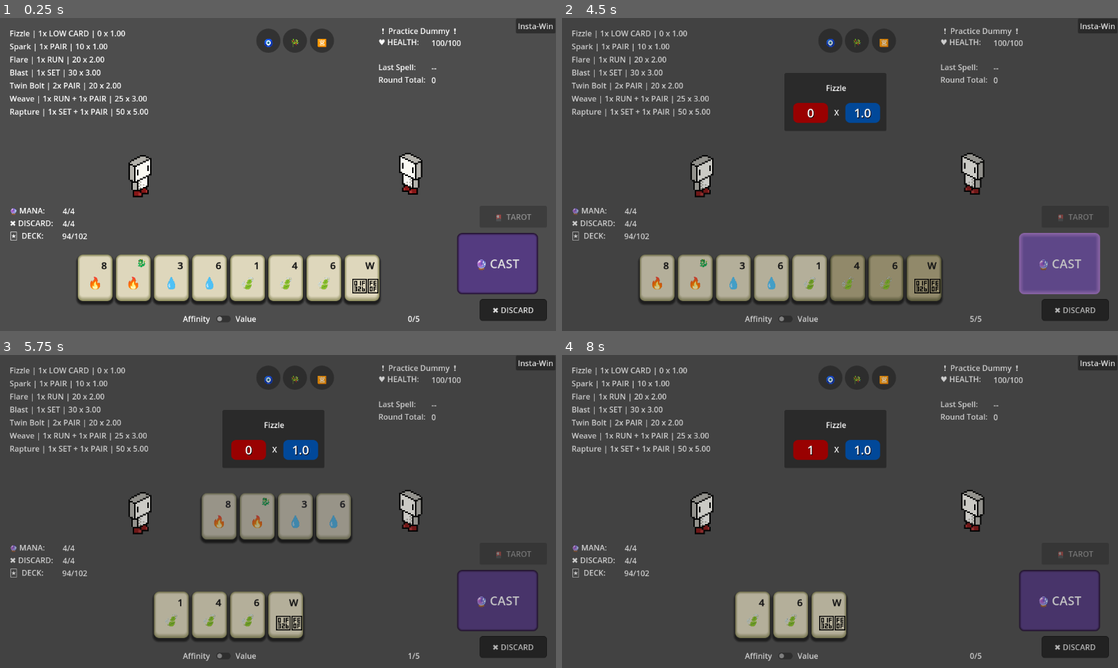
Above: before the commit, frames 1-4 (two rows, left to right).
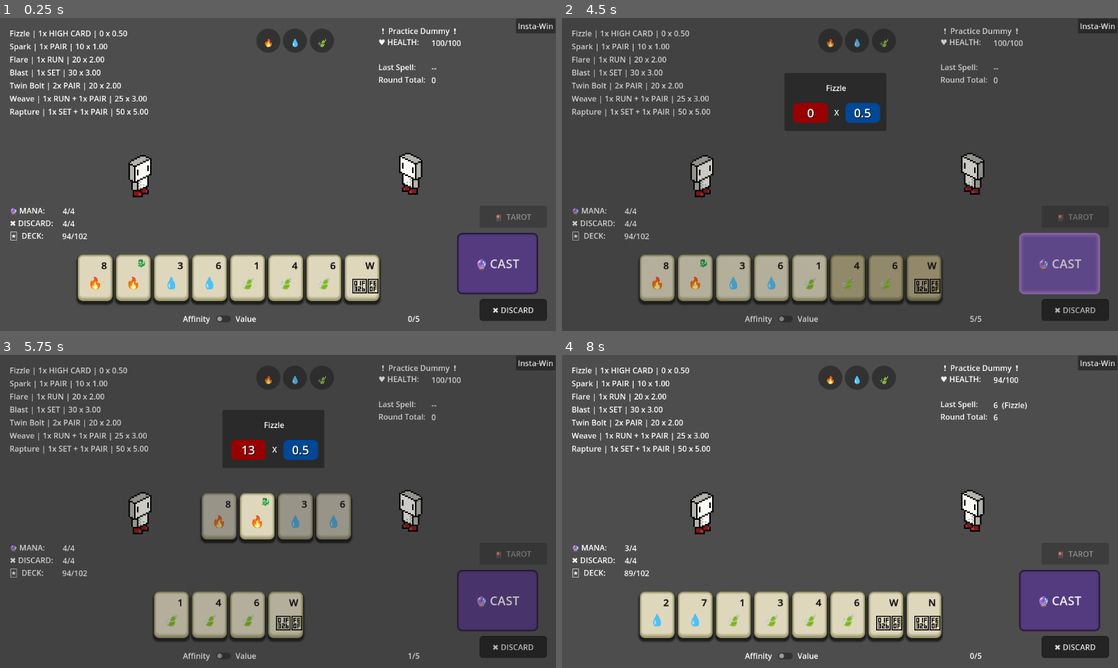
Above: after the commit, the same moments.

Repository: itsdotnickscott/wizard_card_game
Game: Godot game, scene res://scenes/map.tscn
Same seed, same stepped clock (60 frames per second), same inputs: the game is played once before the commit and once after it.
Inputs:
- Up to frame 1 (0.25 s): no input
- Up to frame 2 (4.5 s): click "8" at 0.5 s; click "🐉" at 1.25 s; click "3" at 2 s; click "6" at 2.75 s; click "1" at 3.5 s; click "🔮 CAST" at 4.25 s
- Up to frame 3 (5.75 s): click "4" at 5 s
- Up to frame 4 (8 s): click "W" at 5.75 s; click "✖ DISCARD" at 6.5 s; click "Affinity" at 7.25 s

The runs differ from the first frame. In frame 1, 0.3% of the frame differs, in the area x 9-59%, y 4-10%; in frame 2, 0.3%; in frame 3, 1.3%; in frame 4, 14%, in the area x 1-96%, y 3-98%.

Commit message:
Matching and Unique Casts
- Spells can now be cast either with all matching affinities, or all unique affinities if it is a Set or a Run. Pair is still matching.
- Low Card changed to High Card
- Basic Affinities/Dragons have been removed

Diff:
--- a/scripts/system/analysis.gd
+++ b/scripts/system/analysis.gd
@@ -139,8 +139,8 @@
 		subtitle += str(spell.quantity[i]) + "x "
 
 		match spell.melds[i]:
-			Spell.Meld.LOW_CARD:
-				subtitle += "LOW CARD"
+			Spell.Meld.HIGH_CARD:
+				subtitle += "HIGH CARD"
 			Spell.Meld.PAIR:
 				subtitle += "PAIR"
 			Spell.Meld.RUN:
@@ -194,14 +194,14 @@
 	for i in range(spell.parts()):
 		var part := []
 		match spell.melds[i]:
-			Spell.Meld.LOW_CARD:
-				var low: Card = hand[0]
-				for card in hand.slice(1):
-					if card.rank < low.rank:
-						low = card
-				part = [[low]]
-
-			Spell.Meld.PAIR, Spell.Meld.SET:
+			Spell.Meld.HIGH_CARD:
+				for card in hand:
+					part.append([card])
+
+			Spell.Meld.PAIR:
+				part = _get_valid_pairs(hand, spell, i)
+
+			Spell.Meld.SET:
 				part = _get_valid_sets(hand, spell, i)
 
 			Spell.Meld.RUN:
@@ -225,14 +225,14 @@
 	for i in range(spell.parts()):
 		var part := []
 		match spell.melds[i]:
-			Spell.Meld.LOW_CARD:
-				var low: Card = hand[0]
-				for card in hand.slice(1):
-					if card.rank < low.rank:
-						low = card
-				part = [[low]]
-
-			Spell.Meld.PAIR, Spell.Meld.SET:
+			Spell.Meld.HIGH_CARD:
+				for card in hand:
+					part.append([card])
+
+			Spell.Meld.PAIR:
+				part = _get_valid_pairs(hand, spell, i)
+
+			Spell.Meld.SET:
 				part = _get_valid_sets(hand, spell, i)
 
 			Spell.Meld.RUN:
@@ -275,6 +275,135 @@
 
 
 ## =====  HELPER FUNCTIONS  ===== ##
+
+
+static func _sort_cards_into_arrays(by_rank: bool, by_aff: bool, cards: Array[Card]) -> Array[Array]:
+	var sorted: Array[Array] = []
+
+	# Sort all cards by rank / wind
+	for card in cards:
+		var found := false
+
+		for arr in sorted:
+			if by_rank:
+				if card.rank == Card.WIND_RANK and arr[0].wind != card.wind:
+					continue
+
+				if arr[0].rank == card.rank:
+					if by_aff and card.affinity != arr[0].affinity:
+						continue
+					arr.append(card)
+					found = true
+					break
+
+			elif by_aff:
+				if card.affinity == arr[0].affinity:
+					arr.append(card)
+					found = true
+					break
+
+		if not found:
+			sorted.append([card])
+
+	return sorted
+
+
+## Returns all valid pairs that could be made with the given [param hand].
+## It must match the quantity set by the [param spell].
+static func _get_valid_pairs(hand: Array[Card], spell: Spell, part: int) -> Array[Array]:
+	var matches := _sort_cards_into_arrays(true, true, hand)
+	var sets := []
+
+	for arr in matches:
+		if arr.size() >= spell.get_meld_size(part):
+			sets.append(arr)
+
+	return _filter_combos_to_size(sets, spell.get_meld_size(part))
+
+
+## Returns all valid runs that could be made with the given [param hand].
+## It must match the quantity set by the [param spell].
+## Runs have additional checkers for Affinity Combos, Face Cards, and Wild Affinities.[br]
+## Note: [param hand] must be sorted by rank before using this function.
+static func _get_valid_runs(hand: Array[Card], spell: Spell, part: int) -> Array[Array]:
+	var matches := _sort_cards_into_arrays(true, true, hand)
+	var runs := []
+
+	var find_next_idx := func(match: bool, i: int, affs: Array[Card.Affinity] = []) -> int:
+		var travel := 1
+		for arr in matches.slice(i + 1):
+			# Card is next in sequence
+			if arr[0].rank == matches[i][0].rank + 1:
+				if (match and arr[0].affinity == hand[i].affinity) or \
+				(not match and not arr[0].affinity in affs):
+					return i + travel
+			travel += 1
+		return -1
+
+	var idx = 0
+	for arr in matches:
+		# When t is 0 it searches for matching runs and when t is 1 it searches for unique runs
+		for t in range(2):
+			var run := [arr[0]]
+			var affs: Array[Card.Affinity] = [arr[0].affinity]
+			var next = find_next_idx.call(true, idx) if t == 0 \
+				else find_next_idx.call(false, idx, affs)
+
+			while next != -1:
+				run.append(matches[next][0])
+
+				if t == 0:
+					next = find_next_idx.call(true, next)
+				else:
+					affs.append(matches[next][0].affinity)
+					next = find_next_idx.call(false, next, affs)
+
+			if run.size() >= spell.get_meld_size(part):
+				runs.append(run)
+
+		idx += 1
+
+	return _filter_combos_to_size(runs, spell.get_meld_size(part))
+
+
+## Returns all valid sets that could be made with the given [param hand].
+## It must match the quantity set by the [param spell].
+static func _get_valid_sets(hand: Array[Card], spell: Spell, part: int) -> Array[Array]:
+	var by_rank := _sort_cards_into_arrays(true, false, hand)
+	var sets := []
+
+	# Find matching sets eith either all matching or all unique affinities
+	for rank in by_rank:
+		var by_aff := _sort_cards_into_arrays(false, true, _untyped_arr_to_card_arr(rank))
+
+		# Only one affinity
+		if by_aff.size() == 1:
+			# Check for enough cards
+			if by_aff[0].size() >= spell.get_meld_size(part):
+				sets.append(by_aff[0])
+
+		# Enough unique affinities
+		while by_aff.size() >= spell.get_meld_size(part):
+			# Take a card from each affinity
+			var cards := []
+			for i in range(by_aff.size()):
+				cards.append(by_aff[i].pop_front())
+			sets.append(cards)
+
+			# Remove any empty arrays
+			var non_empty := func(x: Array) -> bool:
+				return not x.is_empty()
+			by_aff = by_aff.filter(non_empty)
+
+	return _filter_combos_to_size(sets, spell.get_meld_size(part))
+
+
+static func _filter_combos_to_size(combos: Array, size: int) -> Array[Array]:
+	var hands: Array[Array] = []
+	for arr in combos:
+		hands += _get_set_combinations(arr, size)
+
+	return hands
 
 
 ## This function recursively combines all valid combinations through each spell part. It checks
@@ -424,69 +553,3 @@
 		if used.size() == spell.get_meld_size(part) * spell.quantity[part]:
 			valid.append(used)
 	return valid
-
-
-## Returns all valid sets that could be made with the given [param hand].
-## It must match the quantity set by the [param spell].
-static func _get_valid_sets(hand: Array[Card], spell: Spell, part: int) -> Array[Array]:
-	var matches := []
-
-	for card in hand:
-		var found := false
-
-		for m in matches:
-			if card.rank == Card.WIND_RANK and m[0].wind != card.wind:
-				continue
-
-			if m[0].rank == card.rank and m[0].affinity == card.affinity:
-				m.append(card)
-				found = true
-				continue
-
-		if not found:
-			matches.append([card])
-
-	var sets := []
-
-	for m in matches:
-		if m.size() >= spell.get_meld_size(part):
-			sets.append(m)
-
-	var hands: Array[Array] = []
-	for s in sets:
-		hands += _get_set_combinations(s, spell.get_meld_size(part))
-
-	return hands
-
-
-## Returns all valid runs that could be made with the given [param hand].
-## It must match the quantity set by the [param spell].
-## Runs have additional checkers for Affinity Combos, Face Cards, and Wild Affinities.[br]
-## Note: [param hand] must be sorted by rank before using this function.
-static func _get_valid_runs(hand: Array[Card], spell: Spell, part: int) -> Array[Array]:
-	var runs := [[hand[0]]]
-
-	for card in hand.slice(1):
-		for r in runs:
-			if (
-				# Card is next rank in set
-				(card.rank == r[-1].rank + 1) or
-				# Card is a W (Face card) and is bridging a 2 3 run
-				(card.rank == Card.BRIDGE_RANK and r[0].rank == Card.MIN_RANK
-				and r[-1].rank != Card.BRIDGE_RANK)
-			):
-				if r[-1].affinity == card.affinity:
-					r.append(card)
-
-		runs.append([card])
-
-	var hands: Array[Array] = []
-	for r in runs:
-		if r.size() >= spell.get_meld_size(part):
-			if r.size() > spell.get_meld_size(part):
-				hands += _get_run_combinations(r, spell.get_meld_size(part))
-			elif r.size() == spell.get_meld_size(part):
-				hands.append(r)
-
-	#print(hands)
-	return hands
--- a/scripts/system/card.gd
+++ b/scripts/system/card.gd
@@ -14,17 +14,10 @@
 
 enum Affinity {
 	NONE = -1,
-	DOT,
-	BAMBOO,
-	CHARACTER,
 	FIRE,
 	WATER,
 	EARTH,
 	WIND,
-	ARCANA,
-	RED_DRAGON,
-	GREEN_DRAGON,
-	WHITE_DRAGON,
 }
 
 enum Wind { NONE, EAST, SOUTH, WEST, NORTH }
@@ -83,18 +76,6 @@
 
 static func get_affinity_str_from(aff: Affinity) -> String:
 	match aff:
-		Affinity.DOT:
-			return "🧿"
-		Affinity.BAMBOO:
-			return "🎋"
-		Affinity.CHARACTER:
-			return "🈺"
-		Affinity.RED_DRAGON:
-			return "🔴"
-		Affinity.GREEN_DRAGON:
-			return "🟢"
-		Affinity.WHITE_DRAGON:
-			return "⚪"
 		Affinity.FIRE:
 			return "🔥"
 		Affinity.WATER:
@@ -103,8 +84,6 @@
 			return "🍃"
 		Affinity.WIND:
 			return "🌫️"
-		Affinity.ARCANA:
-			return "🎆"
 		_:
 			return "_"
 
--- a/scripts/system/idol.gd
+++ b/scripts/system/idol.gd
@@ -7,32 +7,27 @@
 @export var name: String = ""
 @export var affinity: Card.Affinity = Card.Affinity.NONE
 @export var effect: Effect = null
-@export var dragon_pref: Card.Affinity = Card.Affinity.NONE
 
 
-func _init(new_name: String, aff: Card.Affinity, eff: Effect, dragon: Card.Affinity) -> void:
+func _init(new_name: String, aff: Card.Affinity, eff: Effect) -> void:
 	name = new_name
 	affinity = aff
 	effect = eff
-	dragon_pref = dragon
 
 
 static func init_library() -> void:
 	_library = {
 		"fire": Idol.new(
 			"Infernal Idol", Card.Affinity.FIRE,
-			Effect.Burn.new(Effect.Target.ENEMY, Effect.Proc.TURN, 10, 3),
-			Card.Affinity.RED_DRAGON
+			Effect.Burn.new(Effect.Target.ENEMY, Effect.Proc.TURN, 10, 3)
 		),
 		"water": Idol.new(
 			"Idol of Flowing", Card.Affinity.WATER,
-			Effect.Heal.new(Effect.Target.PLAYER, Effect.Proc.TURN, 10, 1),
-			Card.Affinity.WHITE_DRAGON
+			Effect.Heal.new(Effect.Target.PLAYER, Effect.Proc.TURN, 10, 1)
 		),
 		"earth": Idol.new(
 			"Weathered Idol", Card.Affinity.EARTH,
-			Effect.Shield.new(Effect.Target.PLAYER, Effect.Proc.TURN, 10, 1),
-			Card.Affinity.GREEN_DRAGON
+			Effect.Shield.new(Effect.Target.PLAYER, Effect.Proc.TURN, 10, 1)
 		)
 	}
 
--- a/scripts/system/player.gd
+++ b/scripts/system/player.gd
@@ -25,7 +25,6 @@
 var discard: Array[Card] = []
 
 var basic_affs: Array[Card.Affinity] = []
-var basic_drags: Array[Card.Affinity] = []
 
 var dmg_effects: Array[Effect] = []
 
@@ -115,16 +114,13 @@
 		idols.append(idol)
 
 		var aff: Card.Affinity = basic_affs.pick_random()
-		var drag: Card.Affinity = idol.dragon_pref if idol.dragon_pref in basic_drags \
-		else basic_drags.pick_random()
 
 		reset_deck()
 		for card in deck:
-			if card.affinity == aff or card.affinity == drag:
+			if card.affinity == aff:
 				card.change_aff(idol.affinity)
 
 		basic_affs.erase(aff)
-		basic_drags.erase(drag)
 
 
 func gain_relic(relic: Relic) -> void:
@@ -145,13 +141,6 @@
 	return idol_affs + basic_affs
 
 
-func get_curr_drags() -> Array[Card.Affinity]:
-	var idol_affs: Array[Card.Affinity] = []
-	for idol in idols:
-		idol_affs.append(idol.affinity)
-	return idol_affs + basic_drags
-
-
 ## Returns a 30-card_scene [Deck], with three of each value (2-10), and a Face card (W)
 ## split up evenly among three different affinities (fire, water, earth).[br]
 ## Face cards that are worth 11 damage and can be used in runs before 2 and after 10.
@@ -159,7 +148,7 @@
 	var new_deck: Array[Card] = []
 
 	var val := 1
-	var aff := 3
+	var aff := 0
 
 	for t in range(3):
 		val = 1
@@ -169,15 +158,15 @@
 				new_deck.append(new_card)
 				aff += 1
 			val += 1
-			aff = 3
+			aff = 0
 
-	aff = 3
+	aff = 0
 	for i in range(3):
 		for j in range(3):
 			var new_card := Card.new(Card.Type.DRAGON, aff)
 			new_deck.append(new_card)
 			aff += 1
-		aff = 3
+		aff = 0
 
 	var wind := 1
 	for i in range(3):
@@ -194,5 +183,4 @@
 	deck = _create_base_deck()
 	deck_size = deck.size()
 	spellbook = Spell.get_all_spells()
-	basic_affs = [Card.Affinity.DOT, Card.Affinity.BAMBOO, Card.Affinity.CHARACTER]
-	basic_drags = [Card.Affinity.RED_DRAGON, Card.Affinity.GREEN_DRAGON, Card.Affinity.WHITE_DRAGON]
+	basic_affs = [Card.Affinity.FIRE, Card.Affinity.WATER, Card.Affinity.EARTH]
--- a/scripts/system/spell.gd
+++ b/scripts/system/spell.gd
@@ -1,7 +1,7 @@
 class_name Spell extends Resource
 
 
-enum Meld { LOW_CARD = -1, PAIR, RUN, SET }
+enum Meld { HIGH_CARD = -1, PAIR, RUN, SET }
 
 
 static var _library = {}
@@ -17,14 +17,15 @@
 
 func _init(
 	spell_name: String, rarity: Reward.Rarity,
-	combo: Array[Meld], quant: Array[int], base_dmg: int, mult: float
+	meld_combo: Array[Meld], quant: Array[int],
+	base_dmg: int, mult: float
 ) -> void:
-	if combo.size() != quant.size():
-		print("invalid spell - combo and quant params need to be the same size")
+	if meld_combo.size() != quant.size():
+		print("invalid spell - meld comboand quant params all need to be the same size")
 		return
 
 	name = spell_name
-	melds = combo
+	melds = meld_combo
 	quantity = quant
 	base = base_dmg
 	multi = mult
@@ -37,7 +38,7 @@
 
 func get_meld_size(part: int):
 	match melds[part]:
-		Meld.LOW_CARD: return 1
+		Meld.HIGH_CARD: return 1
 		Meld.PAIR: return 2
 		_: return 3
 
@@ -62,8 +63,8 @@
 	_library = {
 		"fizzle": Spell.new(
 			"Fizzle", Reward.Rarity.EPIC,
-			[Spell.Meld.LOW_CARD], [1],
-			0, 1.0
+			[Spell.Meld.HIGH_CARD], [1],
+			0, 0.5
 		),
 
 		"spark": Spell.new(
--- a/scripts/ui/battle_ui.gd
+++ b/scripts/ui/battle_ui.gd
@@ -70,7 +70,7 @@
 
 	await get_tree().create_timer(TIME * 2).timeout
 	damage_ui.damage_label()
-	await get_tree().create_timer(1.5).timeout
+	await get_tree().create_timer(1.25).timeout
 
 	damage_ui.visible = false
 	animation_finished.emit()
--- a/scripts/ui/damage_label.gd
+++ b/scripts/ui/damage_label.gd
@@ -8,7 +8,7 @@
 	tween.tween_property(self, "position", Vector2(position.x + 70, position.y), 1.0)\
 	.set_trans(Tween.TRANS_EXPO).set_ease(Tween.EASE_OUT)
 
-	tween.tween_property(self, "modulate", Color(255, 0, 0, 0), 0.5)\
+	tween.tween_property(self, "modulate", Color(255, 0, 0, 0), 0.25)\
 	.set_trans(Tween.TRANS_EXPO).set_ease(Tween.EASE_OUT)
 
 	tween.tween_callback(self.queue_free)
